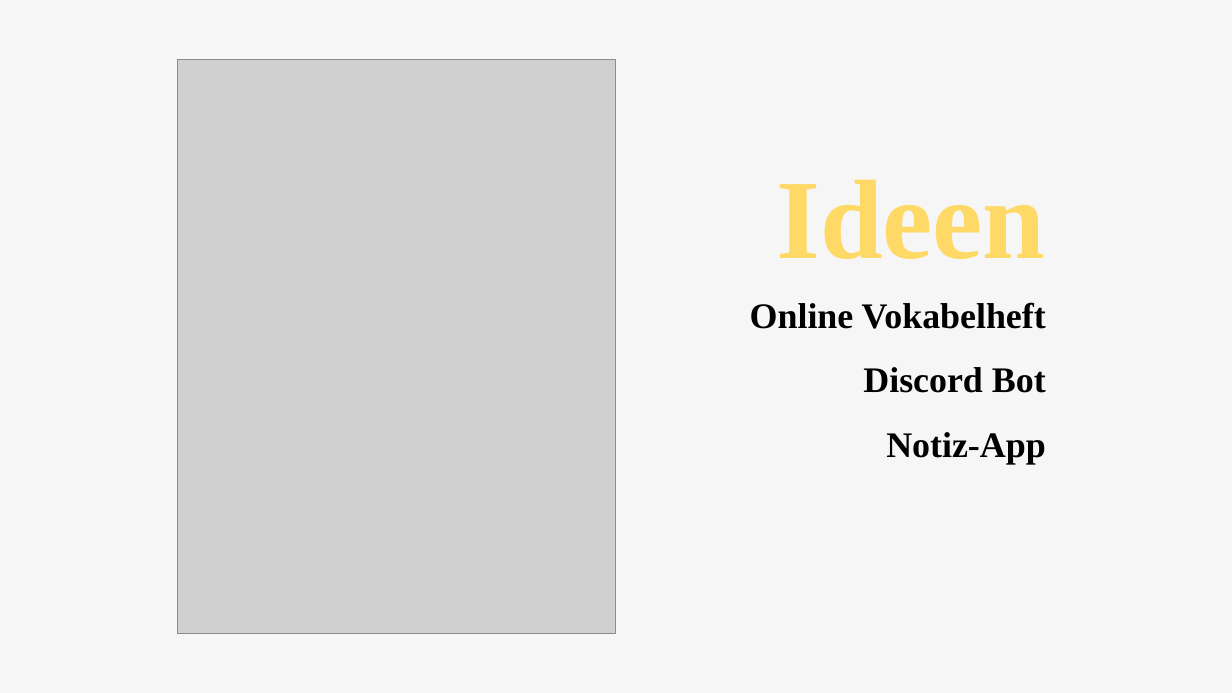
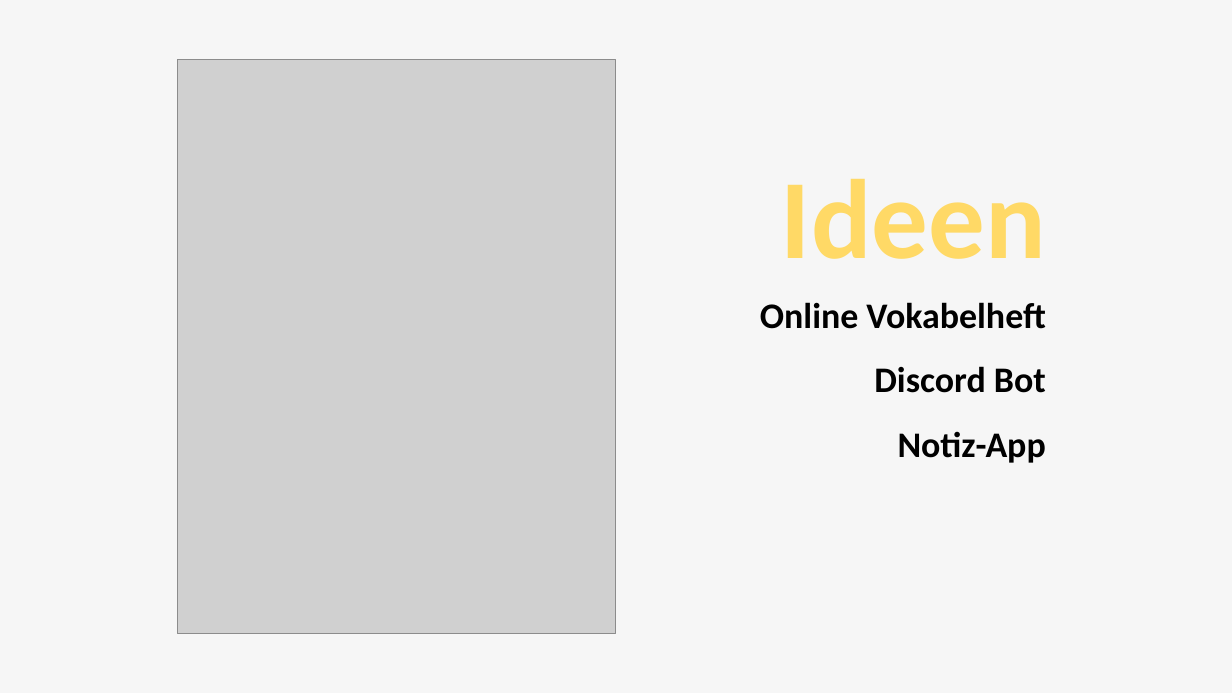
Before and after one commit to CptCringe/SYPProjekt, a slide deck: slide 6 of Präsentation/SPY-Projekt-Ideen.pptx. Drawn at 1232x693 pixels with LibreOffice and Linux fonts; fonts in the diff are those of the drawing; grey boxes stand for pictures; background and template pictures are left out. Boxes give left, top, right and bottom in pixels: in the first picture for what was removed or moved away, otherwise in the second. Text is boxed around its words. In the diff, an @@ line names an element or a change of style, - is before the commit and + after.

```diff
--- a/Präsentation/SPY-Projekt-Ideen.pptx
+++ b/Präsentation/SPY-Projekt-Ideen.pptx
@@ font Times New Roman to Calibri in 4 elements at [781,179,1046,259], [874,366,1046,393], [898,431,1046,463], [760,302,1045,329] @@
@@ text "Online Vokabelheft": place and size @@
-text "Online Vokabelheft" at [750,302,1046,329]
+text "Online Vokabelheft" at [760,302,1045,329]
@@ text "Discord Bot": place and size @@
-text "Discord Bot" at [863,367,1046,393]
+text "Discord Bot" at [874,366,1046,393]
@@ text "Notiz-App": place and size @@
-text "Notiz-App" at [886,432,1045,465]
+text "Notiz-App" at [898,431,1046,463]
```
Also in this commit, not shown: 7 other slides changed, 1 slide added, 1 slide removed.
